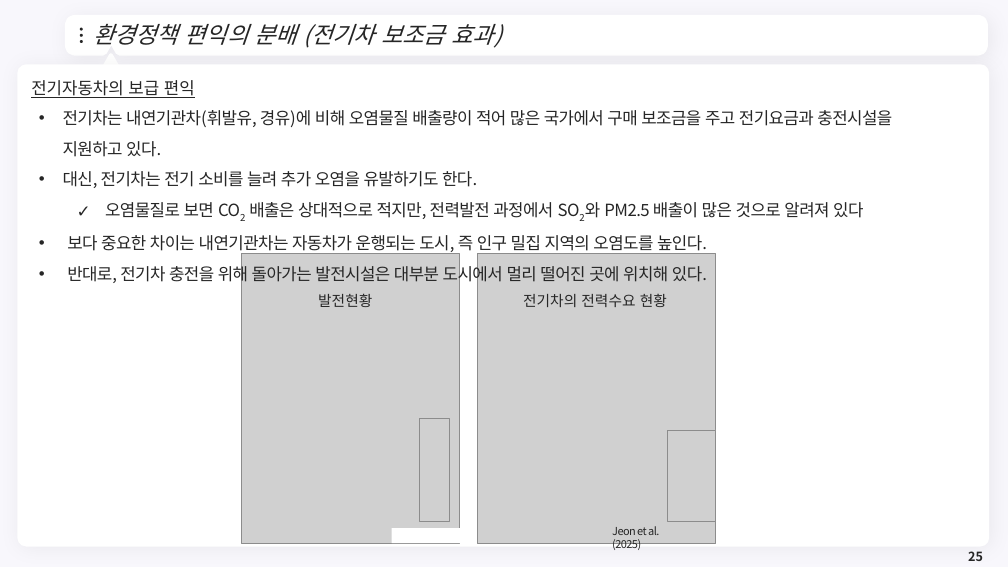
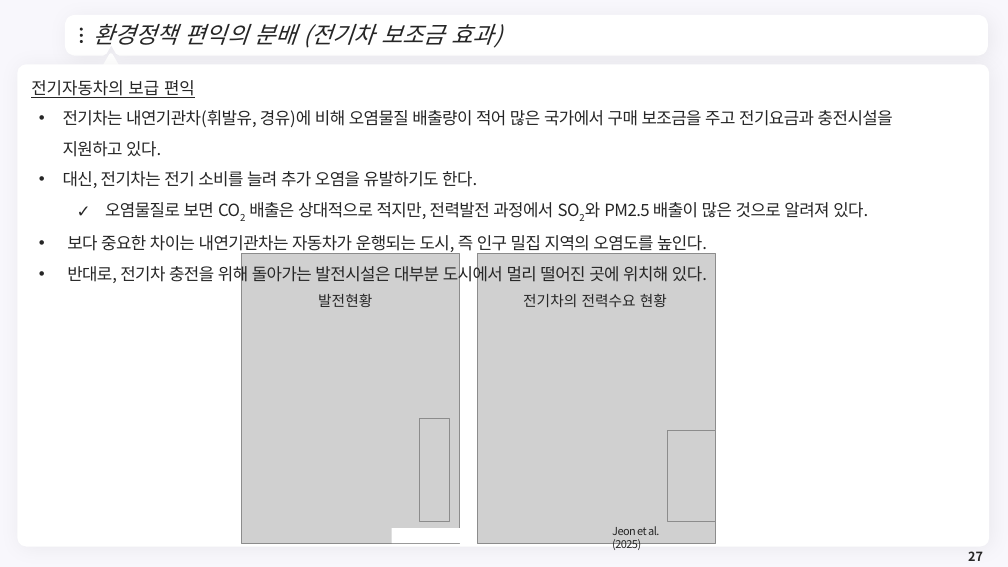
Before and after one commit to meandthey/Teaching, a slide deck: slide 27 of 환경경제학/2026-1/환경경제학_Chapter_10.pptx (slide 25 before the commit). Drawn at 1008x567 pixels with LibreOffice and Linux fonts; fonts in the diff are those of the drawing; grey boxes stand for pictures; background and template pictures are left out. Boxes give left, top, right and bottom in pixels: in the first picture for what was removed or moved away, otherwise in the second. Text is boxed around its words. In the diff, an @@ line names an element or a change of style, - is before the commit and + after.

```diff
--- a/환경경제학/2026-1/환경경제학_Chapter_10.pptx
+++ b/환경경제학/2026-1/환경경제학_Chapter_10.pptx
@@ text at [105,202,868,219]: text changed @@
-  ✓ 오염물질로 보면 CO2 배출은 상대적으로 적지만, 전력발전 과정에서 SO2와 PM2.5 배출이 많은 것으로 알려져 있다
+  ✓ 오염물질로 보면 CO2 배출은 상대적으로 적지만, 전력발전 과정에서 SO2와 PM2.5 배출이 많은 것으로 알려져 있다.
@@ page number at [968,551,983,561]: text changed @@
-25
+27
```
Also in this commit, not shown: 5 other slides changed, 2 slides added, 5 other files.
